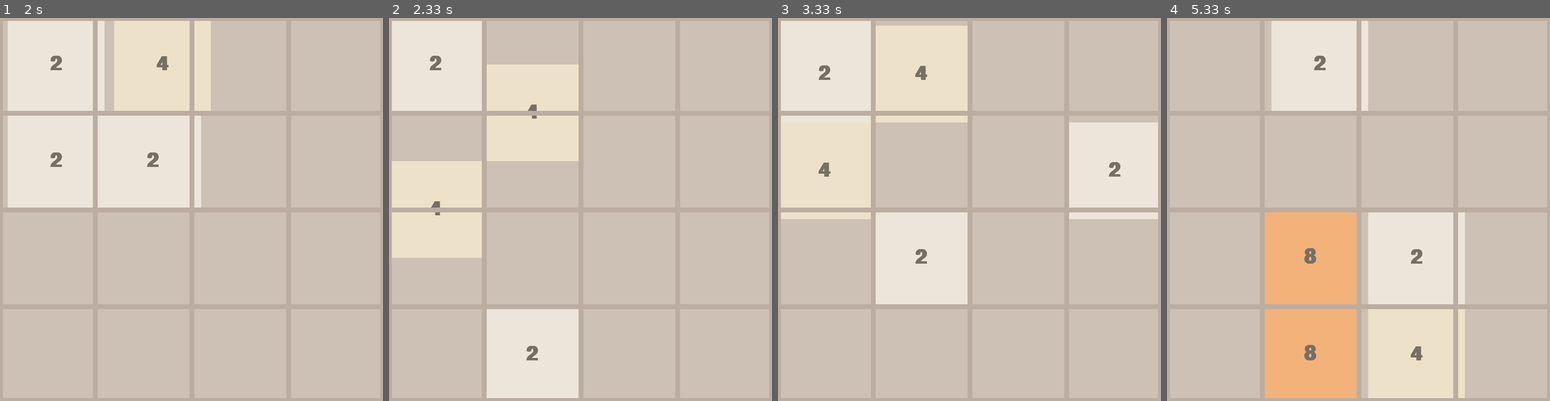
Above: before the commit, frames 1-4 (left to right).
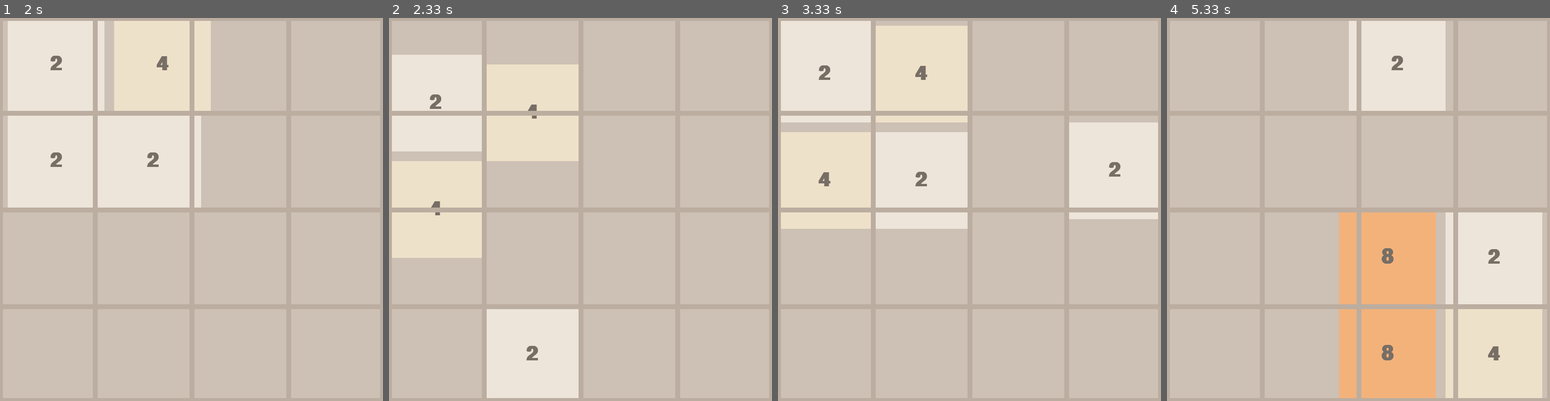
Above: after the commit, the same moments.

Repository: AmirmasoudCS/Pygame-Course
Game: pygame game, started from project_07/main.py
Two runs of this game, one before a commit and one after it. Both use one fixed random seed, a clock stepped at 60 frames per second and the inputs below.
Inputs:
- Up to frame 1 (2 s): hold D 0.33-0.8 s; hold W 0.83-1.13 s; hold D 1.17-1.63 s; hold A from 1.67 s (still down)
- Up to frame 2 (2.33 s): release A at 2.2 s; hold S from 2.23 s (still down)
- Up to frame 3 (3.33 s): release S at 2.53 s; hold A 2.57-2.97 s; hold W from 3 s (still down)
- Up to frame 4 (5.33 s): release W at 3.37 s; hold D 3.4-4.03 s; hold S 4.07-4.43 s; hold A 4.47-4.93 s; hold D from 4.97 s (still down)

Frame 1 is identical in both runs. In frame 2, 4.4% of the frame differs, in the area x 0-25%, y 0-35%; in frame 3, 11%; in frame 4, 39%, in the area x 25-98%, y 0-100%.

Commit message:
Updated and cleaned up version of the code

Diff:
--- a/project_07/main.py
+++ b/project_07/main.py
@@ -45,7 +45,8 @@
         self.y = row * RECT_HEIGHT
 
     def get_color(self):
-        return self.COLORS[int(math.log2(self.val)) - 1]
+        color_index = int(math.log2(self.val)) - 1
+        return self.COLORS[min(color_index, len(self.COLORS) - 1)]
 
     def draw(self, win):
         color = self.get_color()
@@ -99,10 +100,11 @@
 def move_tiles(window, tiles, clock, direction):
     updated = True
     blocks = set()
+    moved = False
 
     if direction == "left":
         sort_function = lambda x: x.col
-        reversed = False
+        reverse = False
         delta = (-MOVE_VEL, 0)
         boundary_check = lambda tile: tile.col == 0
         get_next_tile = lambda tile: tiles.get(f"{tile.row}{tile.col-1}")
@@ -112,7 +114,7 @@
 
     elif direction == "right":
         sort_function = lambda x: x.col
-        reversed = True
+        reverse = True
         delta = (MOVE_VEL, 0)
         boundary_check = lambda tile: tile.col == COLS - 1
         get_next_tile = lambda tile: tiles.get(f"{tile.row}{tile.col+1}")
@@ -122,43 +124,50 @@
 
     elif direction == "up":
         sort_function = lambda x: x.row
-        reversed = False
+        reverse = False
         delta = (0, -MOVE_VEL)
         boundary_check = lambda tile: tile.row == 0
         get_next_tile = lambda tile: tiles.get(f"{tile.row-1}{tile.col}")
         merge_check = lambda tile, next_tile: tile.y > next_tile.y + MOVE_VEL
-        move_check = lambda tile, next_tile: tile.y > next_tile.x + RECT_HEIGHT + MOVE_VEL
+        move_check = lambda tile, next_tile: tile.y > next_tile.y + RECT_HEIGHT + MOVE_VEL
         ceil = True
 
     elif direction == "down":
         sort_function = lambda x: x.row
-        reversed = True
+        reverse = True
         delta = (0, MOVE_VEL)
         boundary_check = lambda tile: tile.row == ROWS - 1
         get_next_tile = lambda tile: tiles.get(f"{tile.row+1}{tile.col}")
         merge_check = lambda tile, next_tile: tile.y < next_tile.y - MOVE_VEL
-        move_check = lambda tile, next_tile: tile.y < next_tile.x - RECT_HEIGHT - MOVE_VEL
+        move_check = lambda tile, next_tile: tile.y < next_tile.y - RECT_HEIGHT - MOVE_VEL
         ceil = False
+
+    else:
+        return "no_move"
 
     while updated:
         clock.tick(FPS)
         updated = False
-        sorted_tiles = sorted(tiles.values(), key=sort_function, reverse=reversed)
+        sorted_tiles = sorted(tiles.values(), key=sort_function, reverse=reverse)
         for i, tile in enumerate(sorted_tiles):
             if boundary_check(tile):
                 continue
             next_tile = get_next_tile(tile)
             if not next_tile:
                 tile.move(delta)
+                moved = True
             elif tile.val == next_tile.val and tile not in blocks and next_tile not in blocks:
                 if merge_check(tile, next_tile):
                     tile.move(delta)
+                    moved = True
                 else:
                     next_tile.val *= 2
                     sorted_tiles.pop(i)
                     blocks.add(next_tile)
+                    moved = True
             elif move_check(tile, next_tile):
                 tile.move(delta)
+                moved = True
             else:
                 continue
 
@@ -166,15 +175,43 @@
             updated = True
 
         update_tiles(window, tiles, sorted_tiles)
+
+    if not moved:
+        return "no_move"
+
     return end_move(tiles)
 
 def end_move(tiles):
     if len(tiles) == 16:
-        return "lost"
+        if not can_move(tiles):
+            return "lost"
+
+        return "continue"
+
     row, col = get_random_position(tiles)
     tiles[f"{row}{col}"] = Tile(random.choice([2, 4]), row, col)
+
     return "continue"
 
+def can_move(tiles):
+    for row in range(ROWS):
+        for col in range(COLS):
+            tile = tiles.get(f"{row}{col}")
+
+            if not tile:
+                return True
+
+            if col < COLS - 1:
+                next_tile = tiles.get(f"{row}{col + 1}")
+                if next_tile and tile.val == next_tile.val:
+                    return True
+
+            if row < ROWS - 1:
+                next_tile = tiles.get(f"{row + 1}{col}")
+                if next_tile and tile.val == next_tile.val:
+                    return True
+
+    return False
 
 def update_tiles(window, tiles, sorted_tiles):
     tiles.clear()
@@ -197,6 +234,7 @@
     clock = pygame.time.Clock()
 
     tiles = generate_tiles()
+    game_over = False
 
     while run:
 
@@ -207,15 +245,18 @@
                 run = False
                 break
 
-            if event.type == pygame.KEYDOWN:
+            if event.type == pygame.KEYDOWN and not game_over:
                 if event.key == pygame.K_a:
-                    move_tiles(window, tiles, clock, "left")
+                    result = move_tiles(window, tiles, clock, "left")
                 if event.key == pygame.K_d:
-                    move_tiles(window, tiles, clock, "right")
+                    result = move_tiles(window, tiles, clock, "right")
                 if event.key == pygame.K_w:
-                    move_tiles(window, tiles, clock, "up")
+                    result = move_tiles(window, tiles, clock, "up")
                 if event.key == pygame.K_s:
-                    move_tiles(window, tiles, clock, "down")
+                    result = move_tiles(window, tiles, clock, "down")
+
+                if result == "lost":
+                    game_over = True
 
         draw(window, tiles)
 
